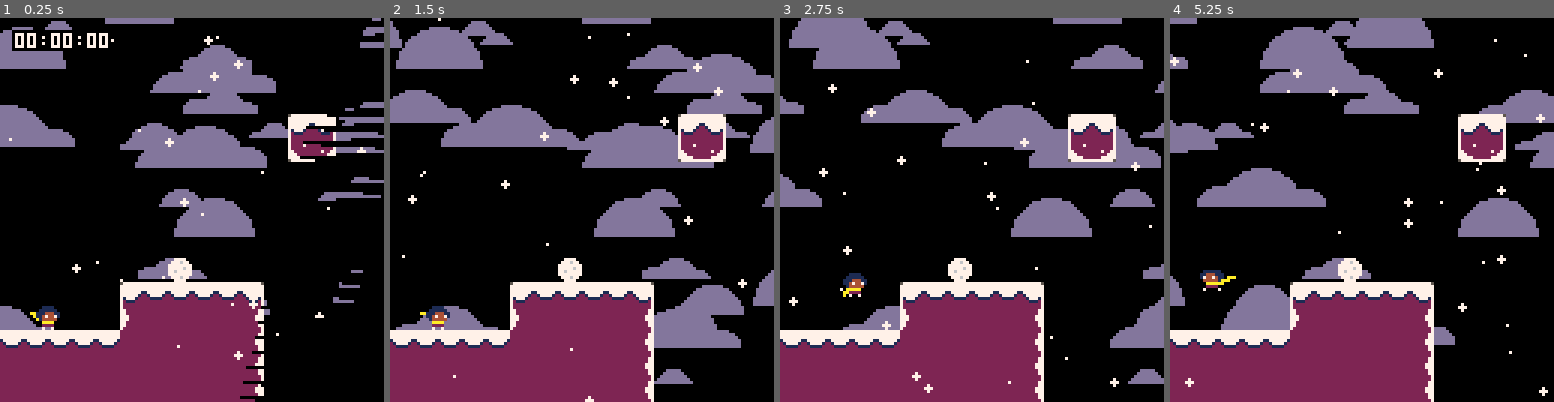
Above: before the commit, frames 1-4 (left to right).
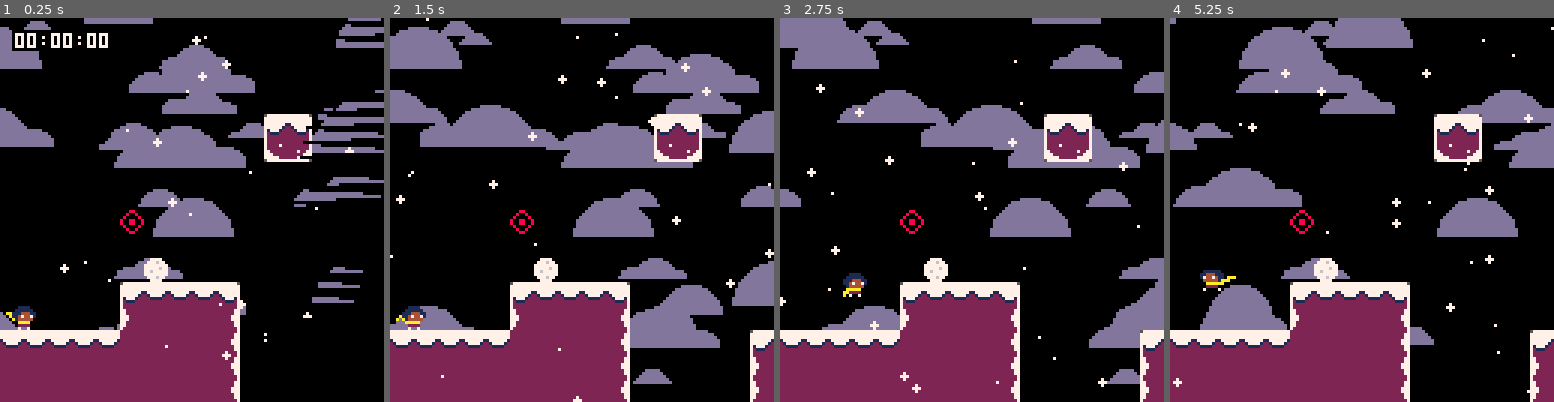
Above: after the commit, the same moments.

Repository: ExOK/Celeste2
Game: PICO-8 cartridge 0.p8
Same seed, same stepped clock (60 frames per second), same inputs: the game is played once before the commit and once after it.
Inputs:
- Up to frame 1 (0.25 s): no input
- Up to frame 2 (1.5 s): tap X (X key) at 0.33, 1.07 s; tap O (Z key) at 0.7 s
- Up to frame 3 (2.75 s): hold Right 1.6-2.1 s; tap O (Z key) at 1.7, 2.1, 2.5 s; tap X (X key) at 1.85 s; hold Up 2.15-2.42 s; hold Right from 2.47 s (still down)
- Up to frame 4 (5.25 s): tap O (Z key) every 0.4 s from 2.9 to 4.9 s; tap X (X key) at 2.97, 4.08, 5.2 s; release Right at 3.03 s; hold Left 3.08-3.58 s; hold Down 3.63-3.97 s; hold Right 4.02-4.68 s; hold Up 4.73-5.03 s; hold Left from 5.08 s (still down)

The runs differ from the first frame. In frame 1, 14% of the frame differs, in the area x 0-100%, y 0-100%; in frame 2, 18%; in frame 3, 17%; in frame 4, 16%.

Commit message:
Camera work

Diff:
--- a/0.p8
+++ b/0.p8
@@ -60,12 +60,12 @@
 0000000000000000000000000000000030320000000000000000000000000000202200000000000000000000000000000000000000000000000000000000000000000000000000000000000000000000000000000000000000000000000000000000000000000000000000000000000000000000000000000000000000000000
 0000000000000000000000000000000000000000000000000000000000000000202200000010111112000000000000000000000000000000000000000000000000000000000000000000000000000000000000000000000000000000000000000000000000000000000000000000000000000000000000000000000000000000
 0000000000000000000000000000000000000000000000000000000000000000202200000020212122000000000000000000000000000000000000000000000000000000000000000000000000000000000000000000000000000000000000000000000000000000000000000000000000000000000000000000000000000000
-0000000000000000000000000000000000000000000000000000000000000000202200000020212122000000000000000000000000000000000000000000000000000000000000000000000000000000000000000000000000000000000000100000000000000000000000000000000000000000000000000000000000000000
+000000000000000000002e000000000000000000000000000000000000000000202200000020212122000000000000000000000000000000000000000000000000000000000000000000000000000000000000000000000000000000000000100000000000000000000000000000000000000000000000000000000000000000
 0000000000000000000000000000000000000000000000000000000000000000303200000020212122000000101111111111111111120000000000000000000000000000000000000000000000000000000000000000000000000000000000200000000000000000000000000000000000000000000000000000000000000000
 00000000000000000000003e0000000000000000001011111112000000000000000000000020212122000000202121212121212121220000000000000000000000000000000000000000000000000000000000000000000000000000000000200000000000000000000000000000000000000000000000000000000000000000
-0607000000000000001011111111120000000000002021212122000000000000000000000020212122000000202121212121212121211111111111113434000034000034343400000000343400340034003434340000000034340011111111210000000000000000000000000000000000000000000000000000000000000000
-1617000000000200002021212121220000000000003031313132000000003311111200000030212122000000302121212121212121212121212121220000000000000000000000000000000000000000000000000000000000000020212121210000000000000000000000000000000000000000000000000000000000000000
-1111111111111111112121212121220000000000101111111112000000000020212200000000202132000000002021212121212121212121212121220000000000000000000000000000000000000000000000000000000000000030312121210000000000000000000000000000000000000000000000000000000000000000
+0006070000000000000010111111120000000000002021212122000000000000000000000020212122000000202121212121212121211111111111113434000034000034343400000000343400340000340034340000000034340011111111210000000000000000000000000000000000000000000000000000000000000000
+0016170000000200000020212121220000000000003031313132000000003311111200000030212122000000302121212121212121212121212121220000000000000000000000000000000000000000000000000000000000000020212121210000000000000000000000000000000000000000000000000000000000000000
+1111111111111111111121212121220000000000101111111112000000000020212200000000202132000000002021212121212121212121212121220000000000000000000000000000000000000000000000000000000000000030312121210000000000000000000000000000000000000000000000000000000000000000
 2726272121212121212121212121220000000000202121212622000000000020212200000000202200000000002021212121212121212121212121220000000000000000000000000000000000000000000000000000000000000000002021210000000000000000000000000000000000000000000000000000000000000000
 3838382121212121212121212121220000000000202721263822000000000020212200000000202200000000002021212121212121212121212121220000000000000000000000000000000000000000000000000000000000000000002021210000000000000000000000000000000000000000000000000000000000000000
 0000000000000000000000000000000000000000000000000000000000000000000000000000000000000000000000000000000000000000000000000000000000000000000000000000000000000000000000000000000000000000000000000000000000000000000000000000000000000000000000000000000000000000
--- a/gamestate.lua
+++ b/gamestate.lua
@@ -12,15 +12,15 @@
 
     -- 1: Basic Horizontal Mode
     function(px, py)
-        camera(max(0, min(level.width * 8 - 128, px - 56)), 0)
+        camera_target_x = max(0, min(level.width * 8 - 128, px - 56))
     end,
 
     -- 2: Intro Mode
     function(px, py)
-        if (px < 32) then
-            camera(0, 0)
+        if (px < 42) then
+            camera_target_x = 0
         else
-            camera(max(32, min(level.width * 8 - 128, px - 48)), 0)
+            camera_target_x = max(40, min(level.width * 8 - 128, px - 48))
         end
     end
 
@@ -35,10 +35,8 @@
 
 start_level = function(index)
     level = levels[index]
-
-    level.camera_mode(0, 0)
-    camera_x = camera_target_x
-    camera_y = camera_target_y
+    camera_target_x = 0
+    camera_target_y = 0
 end
 
 snap_camera = function()
--- a/player.lua
+++ b/player.lua
@@ -152,6 +152,12 @@
 	for i = 0,4 do
 		add(self.scarf, { x = self.x, y = self.y })
 	end
+
+	--camera
+	camera_modes[level.camera_mode](self.x, self.y)
+	camera_x = camera_target_x
+	camera_y = camera_target_y
+	camera(camera_x, camera_y)
 end
 
 player.update = function(self)
@@ -186,6 +192,7 @@
 			0 	- normal
 			10 	- throw grapple
 			11 	- grapple attached to solid
+			12	- grapple pulling in holdable
 			99 	- dead
 	]]
 
@@ -343,6 +350,11 @@
 				self.speed_x = sgn(self.speed_x) * 5
 			end
 		end
+	elseif (self.state == 12) then
+		-- grapple pull state
+
+
+
 	elseif (self.state == 99) then
 		-- dead state
 
@@ -397,6 +409,9 @@
 
 	-- camera
 	camera_modes[level.camera_mode](self.x, self.y)
+	camera_x = approach(camera_x, camera_target_x, 5)
+	camera_y = approach(camera_y, camera_target_y, 5)
+	camera(camera_x, camera_y)
 end
 
 player.on_collide_x = function(self, moved, target)
